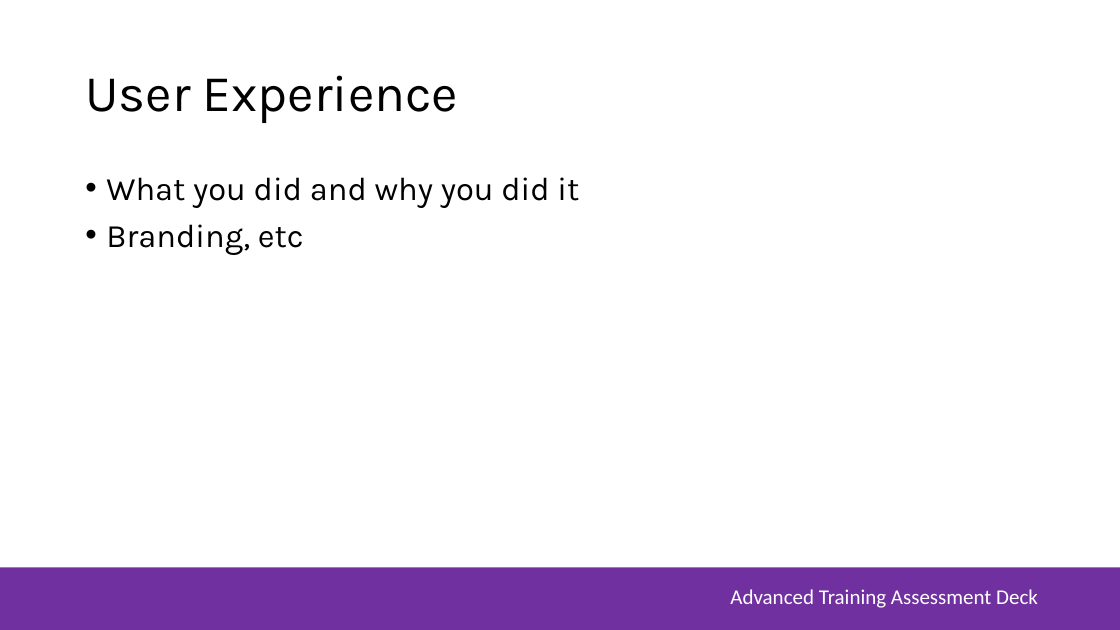
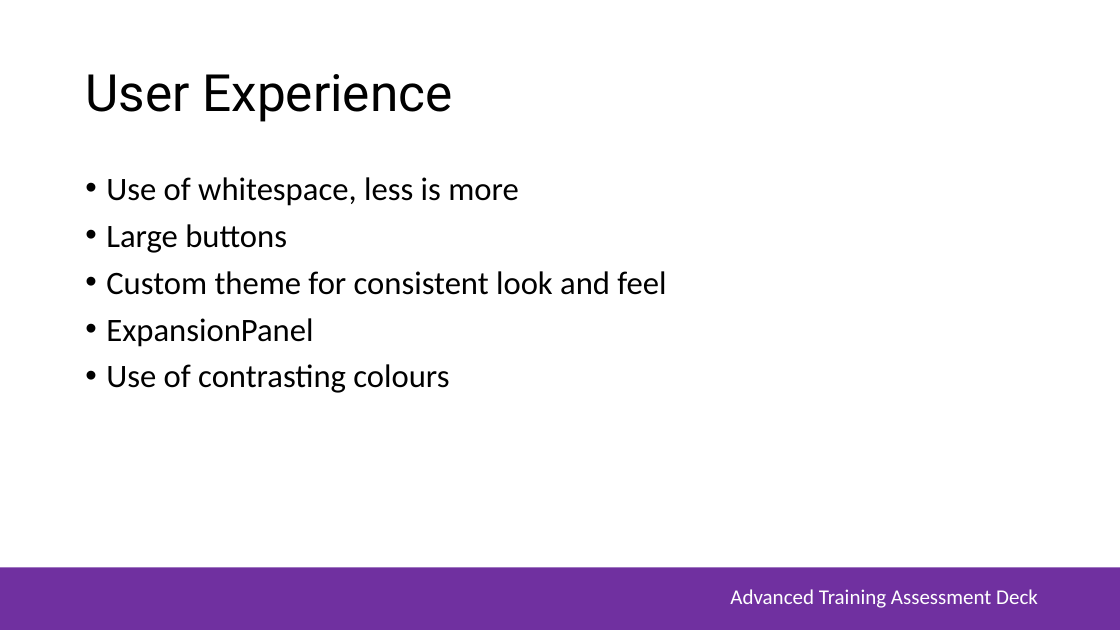
Before and after one commit to joshiefu/MSA_Phase2_WebApp, a slide deck: slide 4 of MSA-Assessment-Deck.pptx. Drawn at 1120x630 pixels with LibreOffice and Linux fonts; fonts in the diff are those of the drawing; background and template pictures are left out. Boxes give left, top, right and bottom in pixels: in the first picture for what was removed or moved away, otherwise in the second. Text is boxed around its words. In the diff, an @@ line names an element or a change of style, - is before the commit and + after.

```diff
--- a/MSA-Assessment-Deck.pptx
+++ b/MSA-Assessment-Deck.pptx
@@ title "User Experience" at (x1=85, y1=74, x2=452, y2=122): font Karla to Roboto @@
@@ text at (x1=106, y1=177, x2=666, y2=393): text changed; font Karla to Calibri @@
-• What you did and why you did it
-• Branding, etc
+• Use of whitespace, less is more
+• Large buttons
+• Custom theme for consistent look and feel
+• ExpansionPanel
+• Use of contrasting colours
```
Also in this commit, not shown: 5 other slides changed, 6 slides added, 3 slides removed.
